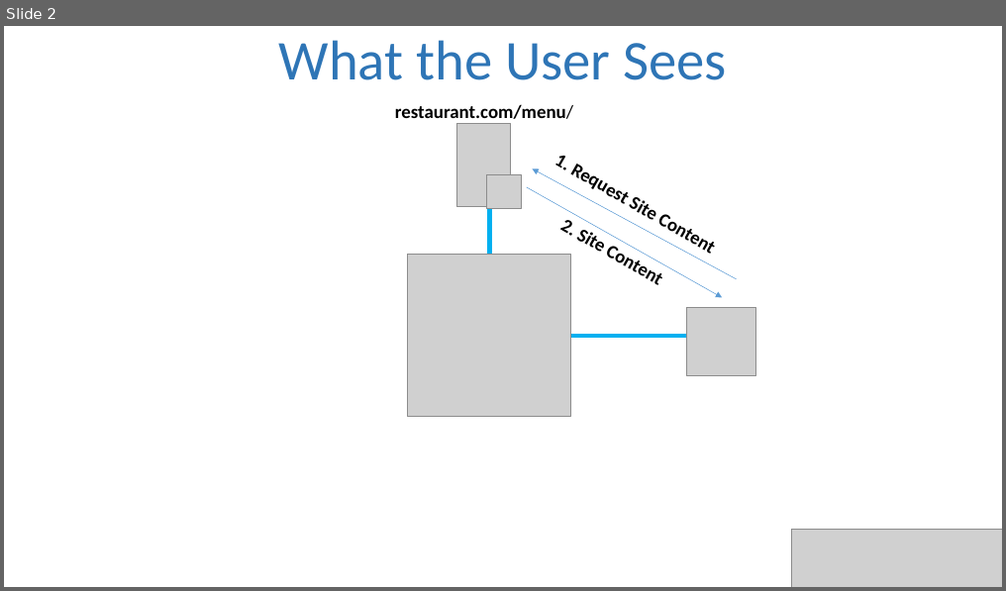
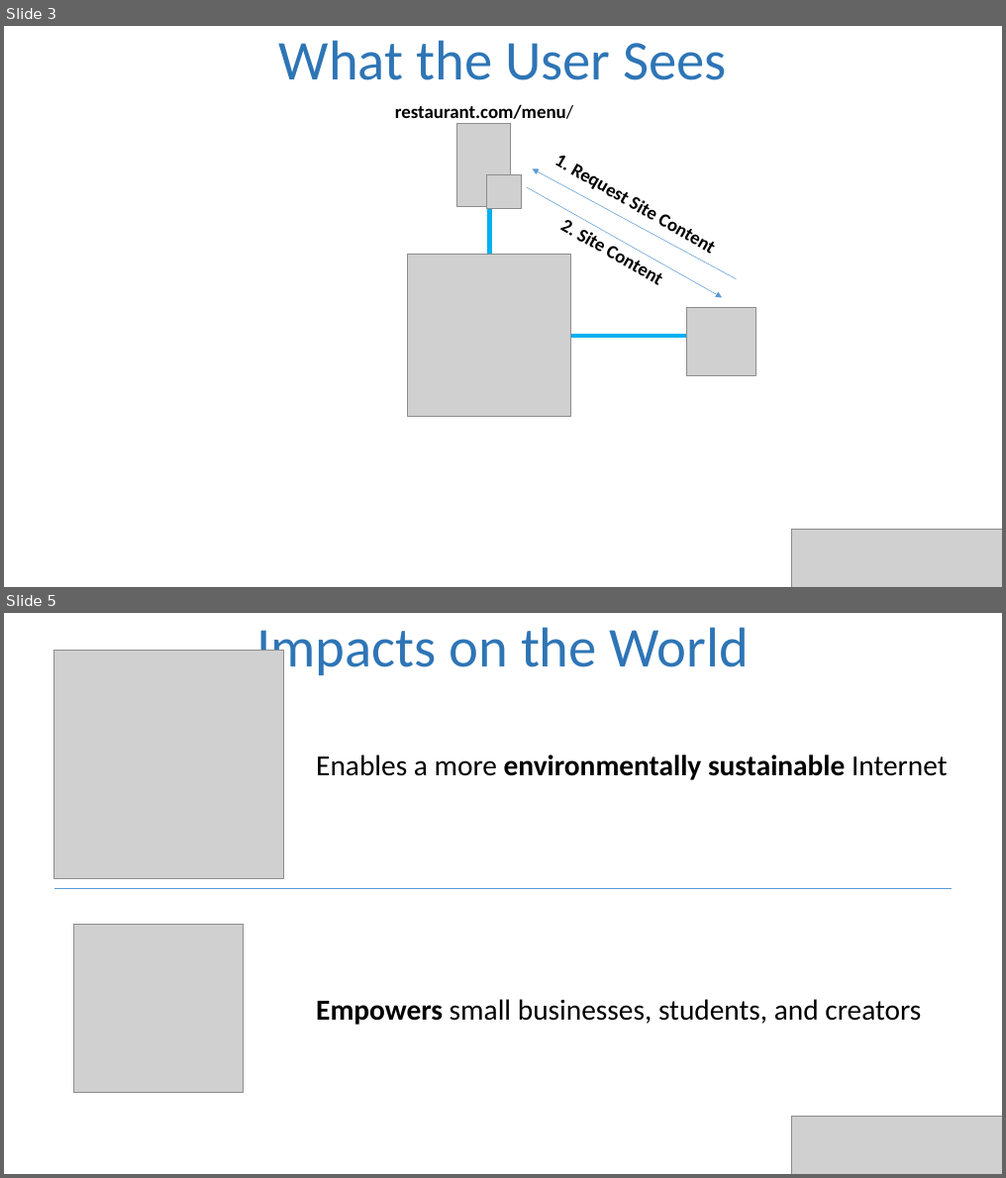
Before and after one commit to gregjhansell97/DuckWeb, a slide deck: presentation.pptx. Shown one above the other, each under a label of ours: slide 2 before the commit, slides 3 and 5 after it; the slides between them are not shown. The pictures are 1006x591 and 1006x1178 pixels, drawn with LibreOffice and Linux fonts; fonts in the diff are those of the drawing; grey boxes stand for pictures. Boxes give left, top, right and bottom in pixels: in the first picture for what was removed or moved away, otherwise in the second. Text is boxed around its words. In the diff, an @@ line names an element or a change of style, - is before the commit and + after.

```diff
--- a/presentation.pptx
+++ b/presentation.pptx
@@ slide 5 added at <box>4,613,1002,1174</box>, background #FFFFFF @@
@@ text added at <box>256,627,748,680</box>, 54 pt, text #2E75B6 @@
+Impacts on the World
@@ group added at <box>54,650,947,1093</box>: 2 texts, 2 pictures @@
+Empowers small businesses, students, and creators
+Enables a more environmentally sustainable Internet
@@ line added from (54, 888) to (951, 888), #5B9BD5 0.5 pt @@
@@ picture added at <box>792,1117,1002,1174</box> @@
@@ what was slide 2 is now slide 3 @@
```
Also in this commit, not shown: 1 slide changed, 2 other slides added.
